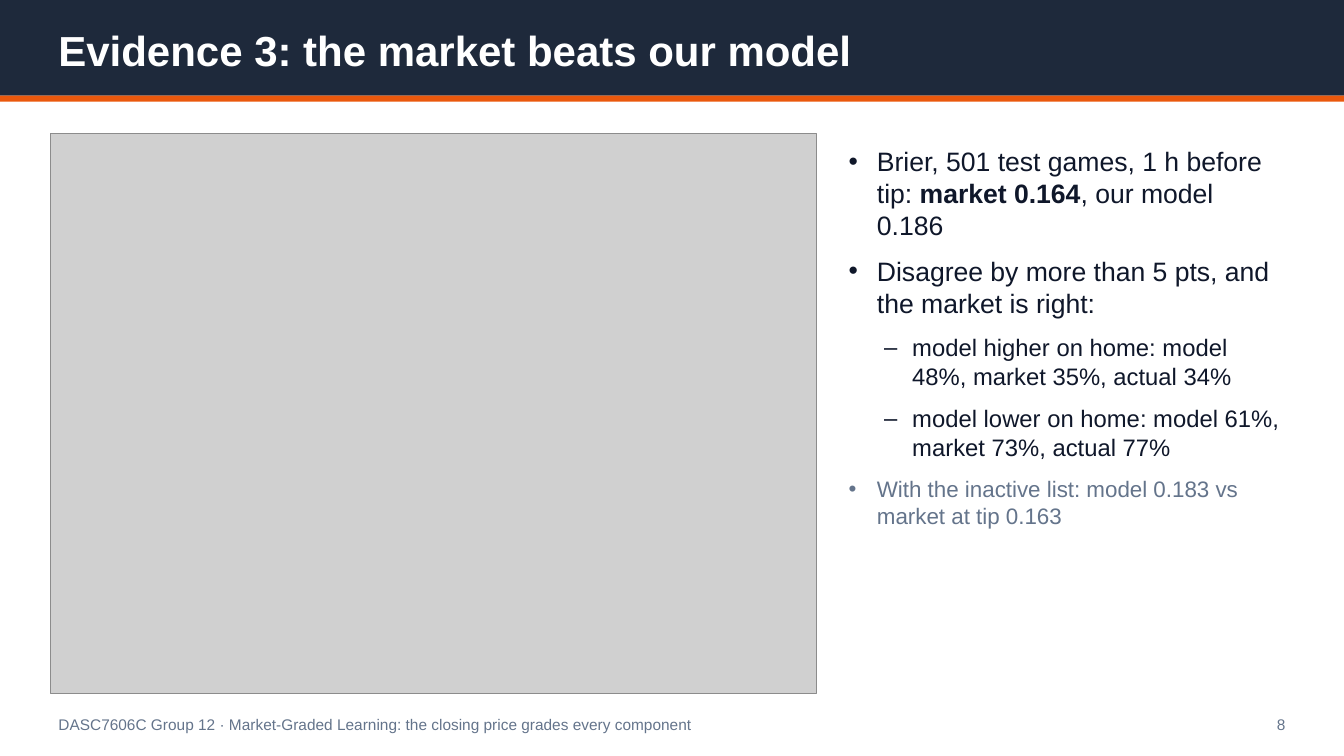
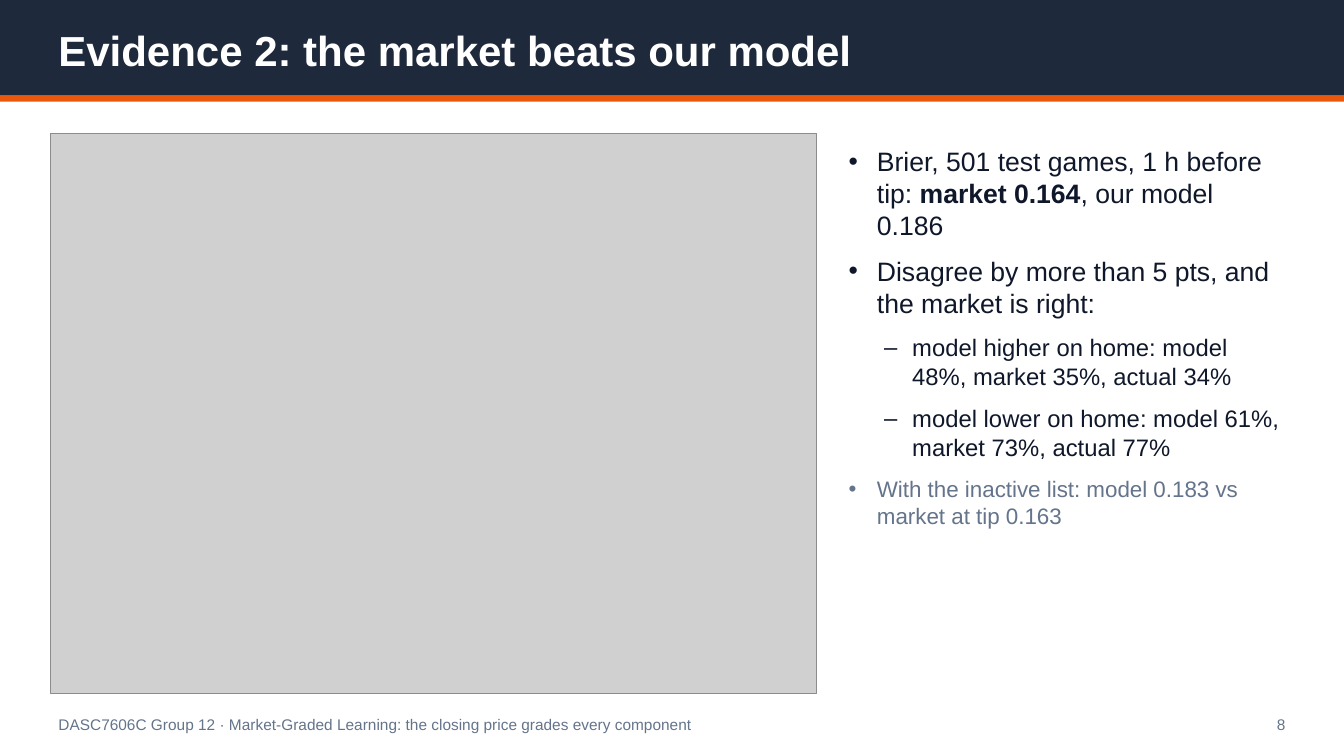
Before and after one commit to Michaelyzr/nba-agent, a slide deck: slide 8 of presentation/nba_agent_deck.pptx. Drawn at 1344x756 pixels with LibreOffice and Linux fonts; fonts in the diff are those of the drawing; grey boxes stand for pictures. Boxes give left, top, right and bottom in pixels: in the first picture for what was removed or moved away, otherwise in the second. Text is boxed around its words. In the diff, an @@ line names an element or a change of style, - is before the commit and + after.

```diff
--- a/presentation/nba_agent_deck.pptx
+++ b/presentation/nba_agent_deck.pptx
@@ text at (x1=58, y1=35, x2=852, y2=67): text changed @@
-Evidence 3: the market beats our model
+Evidence 2: the market beats our model
```
Also in this commit, not shown: 5 other slides changed, 1 slide added, 1 slide removed, 5 other files.
